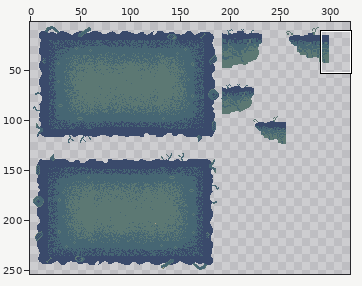
Two versions of one sprite sheet, assets/PixelArt/Tiles/TilesTwo.png. Above, an overview of the earlier version with the close-up marked.
Close-up. Before the edit:
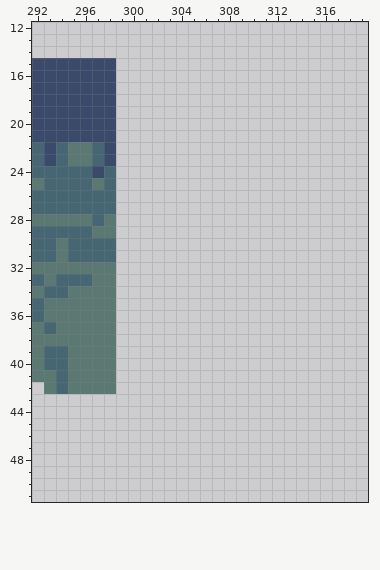
The file is 320x320 pixels. Shown: x 292..319, y 12..51. The wide view leaves out empty margins.
Now the later version:
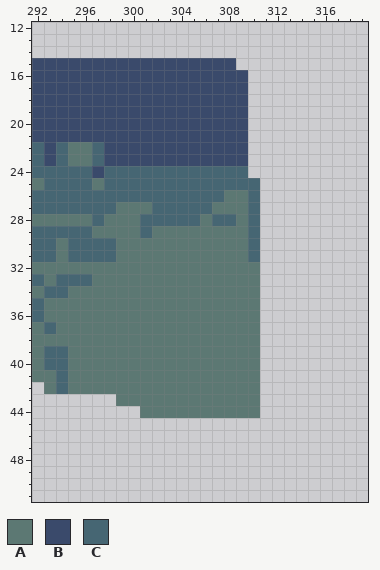
Palette (. is transparent): A #5c7873  B #3a4a6b  C #466673
What changed:
Changed rows in their new state; - is an unchanged pixel.
first column x 299:
15 BBBBBBBBBB--
16 BBBBBBBBBBB-
17 BBBBBBBBBBB-
18 BBBBBBBBBBB-
19 BBBBBBBBBBB-
20 BBBBBBBBBBB-
21 BBBBBBBBBBB-
22 BBBBBBBBBBB-
23 BBBBBBBBBBB-
24 CCCCCCCCCCC-
25 CCCCCCCCCCCC
26 CCCCCCCCCAAC
27 AAACCCCCAAAC
28 AACCCCCACCAC
29 AACAAAAAAAAC
30 AAAAAAAAAAAC
31 AAAAAAAAAAAC
32 AAAAAAAAAAAA
33 AAAAAAAAAAAA
34 AAAAAAAAAAAA
35 AAAAAAAAAAAA
36 AAAAAAAAAAAA
37 AAAAAAAAAAAA
38 AAAAAAAAAAAA
39 AAAAAAAAAAAA
40 AAAAAAAAAAAA
41 AAAAAAAAAAAA
42 AAAAAAAAAAAA
43 AAAAAAAAAAAA
44 --AAAAAAAAAA
